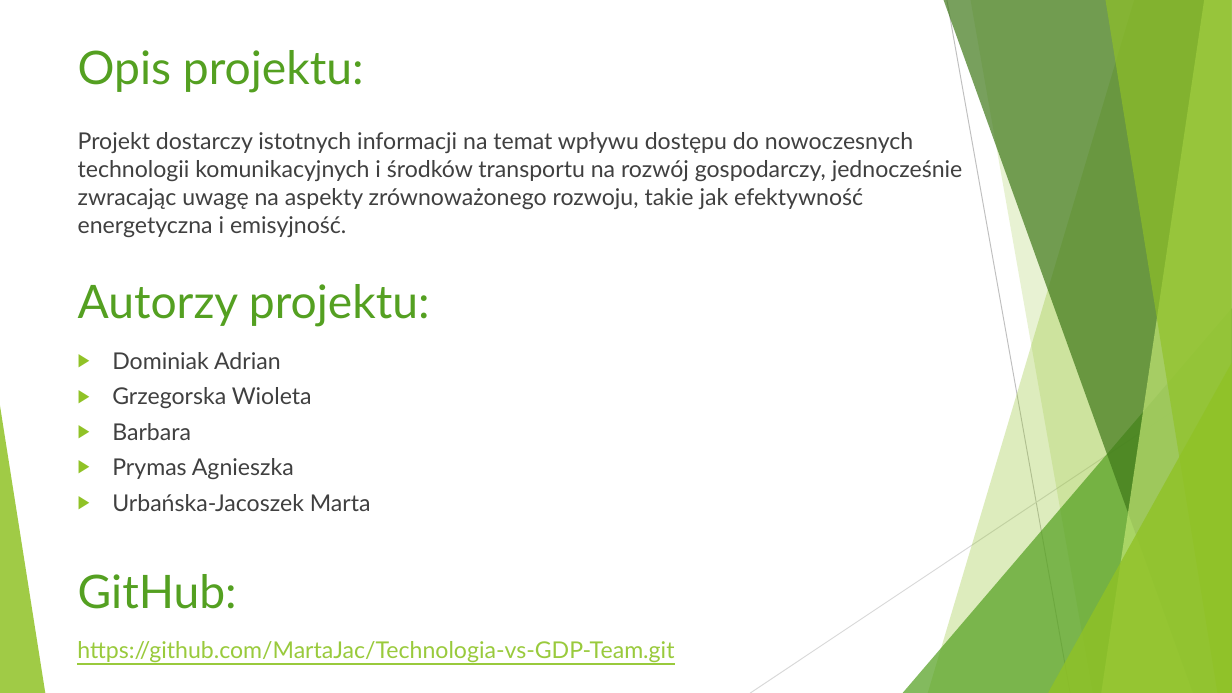
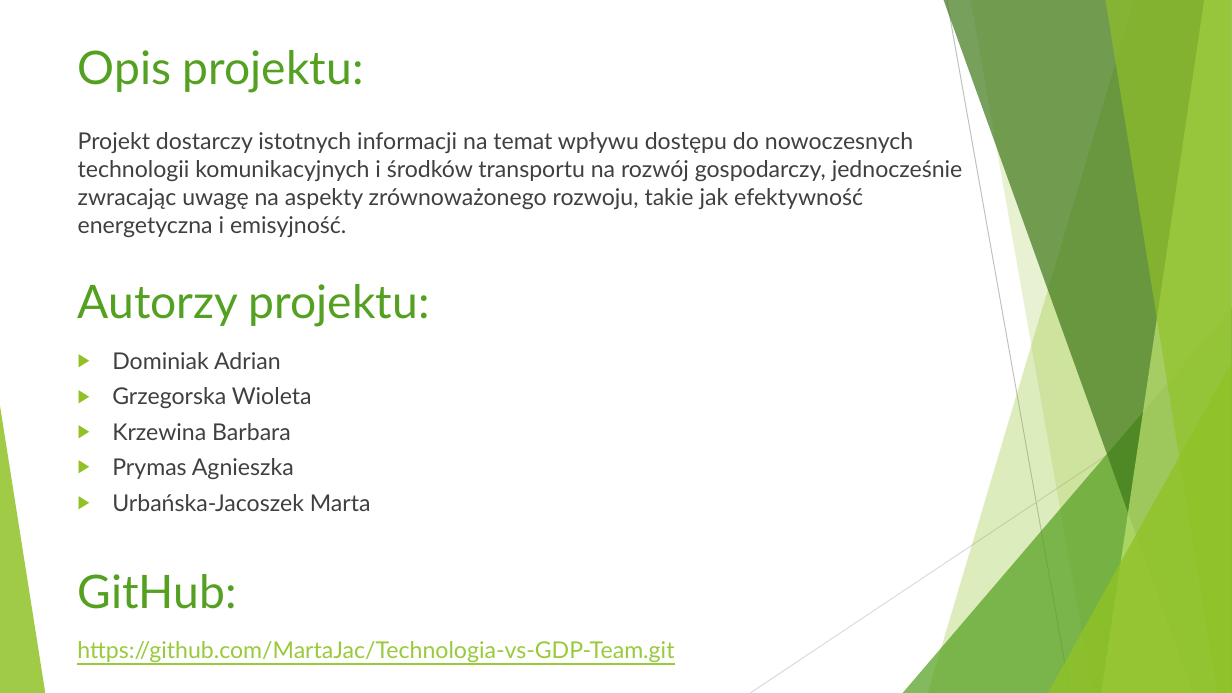
Before and after one commit to MartaJac/Technologia-vs-GDP-Team, a slide deck: slide 2 of Technologia vs GDP.pptx. Drawn at 1232x693 pixels with LibreOffice and Linux fonts; fonts in the diff are those of the drawing. Boxes give left, top, right and bottom in pixels: in the first picture for what was removed or moved away, otherwise in the second. Text is boxed around its words. In the diff, an @@ line names an element or a change of style, - is before the commit and + after.

```diff
--- a/Technologia vs GDP.pptx
+++ b/Technologia vs GDP.pptx
@@ text at (112, 423, 291, 440): text changed @@
-▶ Barbara
+▶ Krzewina Barbara
```
Also in this commit, not shown: 1 other slide changed.
